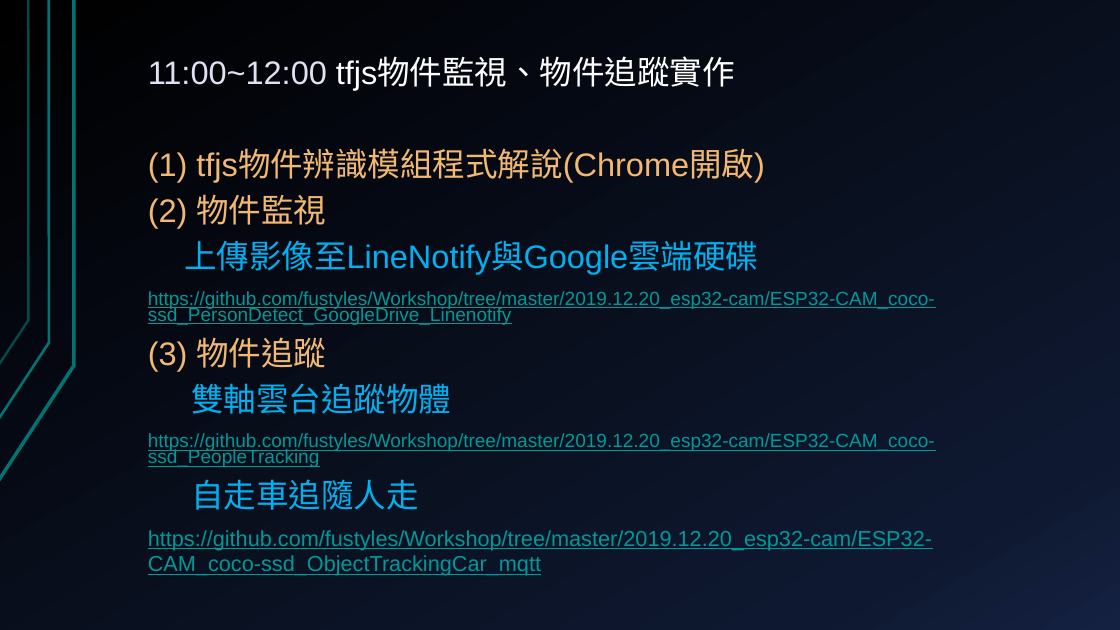
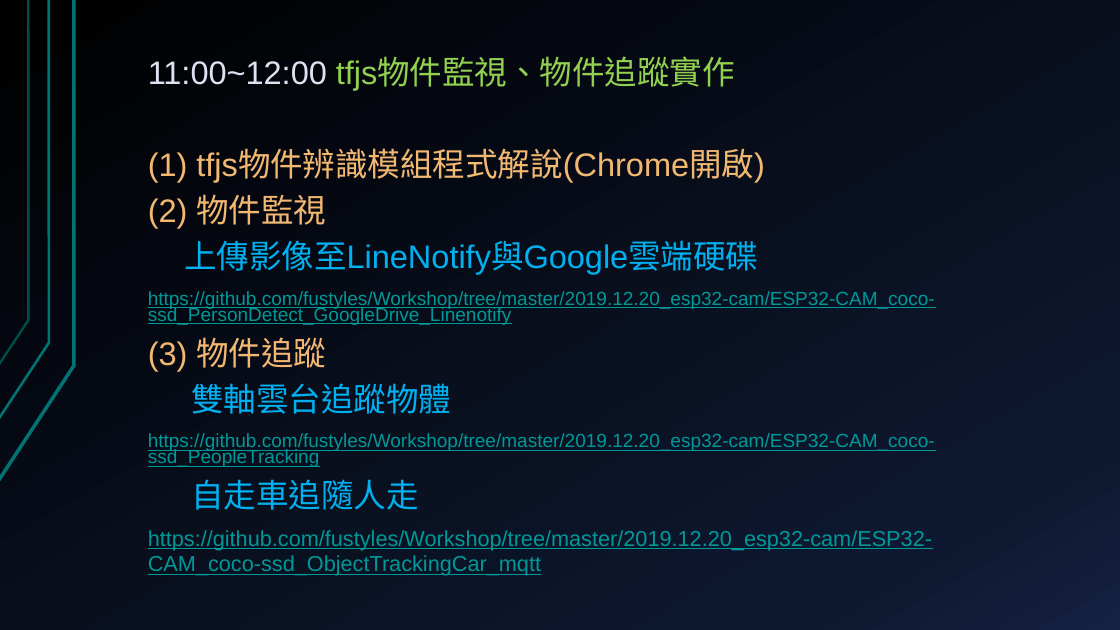
Before and after one commit to deltacod/Workshop, a slide deck: slide 26 of 2019.12.20_esp32-cam/ESP32-CAM-AI影像辨識應用.pptx. Drawn at 1120x630 pixels with LibreOffice and Linux fonts; fonts in the diff are those of the drawing. Boxes give left, top, right and bottom in pixels: in the first picture for what was removed or moved away, otherwise in the second. Text is boxed around its words. In the diff, an @@ line names an element or a change of style, - is before the commit and + after.

```diff
--- a/2019.12.20_esp32-cam/ESP32-CAM-AI影像辨識應用.pptx
+++ b/2019.12.20_esp32-cam/ESP32-CAM-AI影像辨識應用.pptx
@@ text at box(148, 58, 735, 90): text colour #FFFFFF to #92D050 in "tfjs物件監視、物件追蹤實作" @@
```
Also in this commit, not shown: 3 other slides changed, 1 other file.
